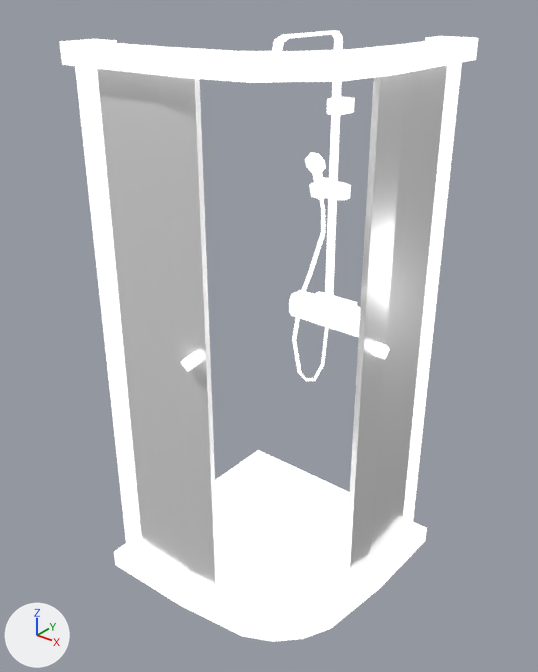
Two versions of the glTF model models/ultimate-pack/low-poly-10/t/furniture-shower-enclosure-curved-open.glb, one commit apart.
Both versions are drawn from a 50 mm lens placed at (1.62, -2.04, 2.34), pointed at (0.0, -0.01, 1.08). Every picture has the same lights, and +X, +Y and +Z are marked at lower left. The picture after the commit comes second. Where no turn or scale is listed for an object, it has been applied to the vertices.

Objects in the first picture: 'shower-enclosure-curved-open'.
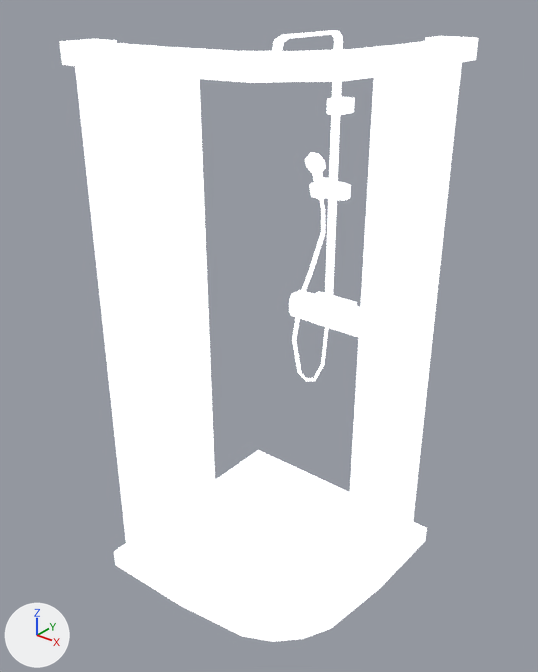
Where the change shows, as pixel boxes [x1, y1, x2, y2] in the pictures (538 x 672 px):
'shower-enclosure-curved-open', surface changed (lighter)
    both: [95, 37, 450, 585]

The change, as a diff of the scene's bpy script:
```diff
--- a/models/ultimate-pack/low-poly-10/t/furniture-shower-enclosure-curved-open.glb.py
+++ b/models/ultimate-pack/low-poly-10/t/furniture-shower-enclosure-curved-open.glb.py
@@ mat_lowpoly_colors_transparent @@
 mat_lowpoly_colors_transparent.base_color = (1.0, 1.0, 1.0)  # white #ffffff
-mat_lowpoly_colors_transparent.metallic = 0.4
-mat_lowpoly_colors_transparent.roughness = 0.155
+mat_lowpoly_colors_transparent.roughness = 0.986
+mat_lowpoly_colors_transparent.emission_strength = 1.0
```
